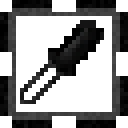
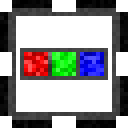
Comparing the layer stacks of the two 128×128 images. Changes:
painted on "Layer 2" over (x1=20, y1=20, x2=108, y2=104)
